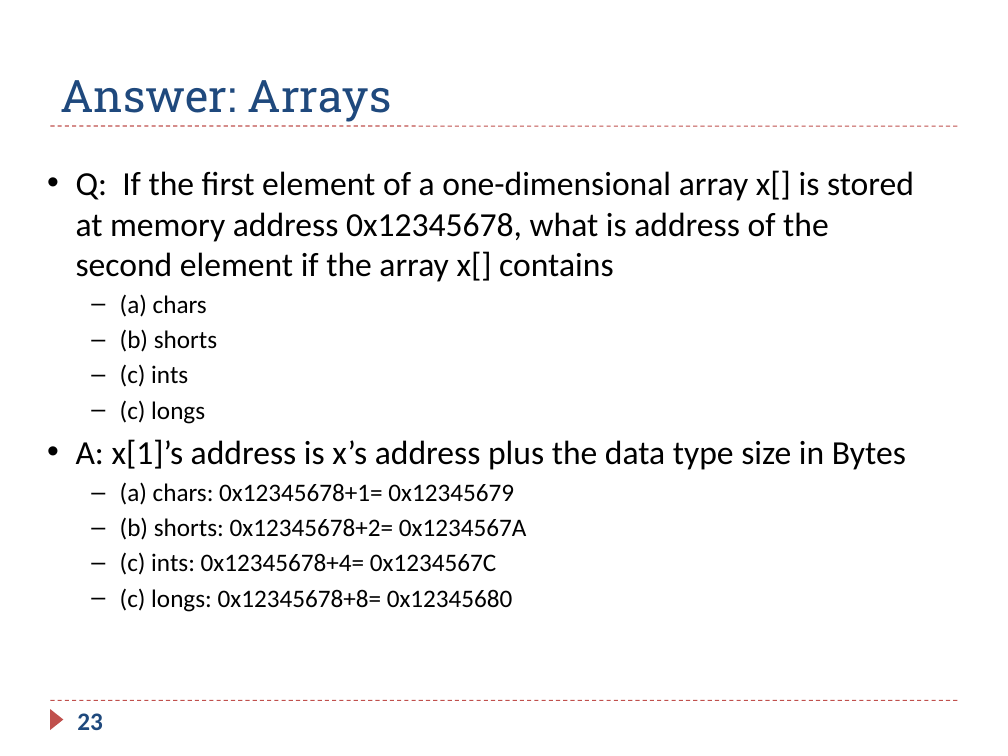
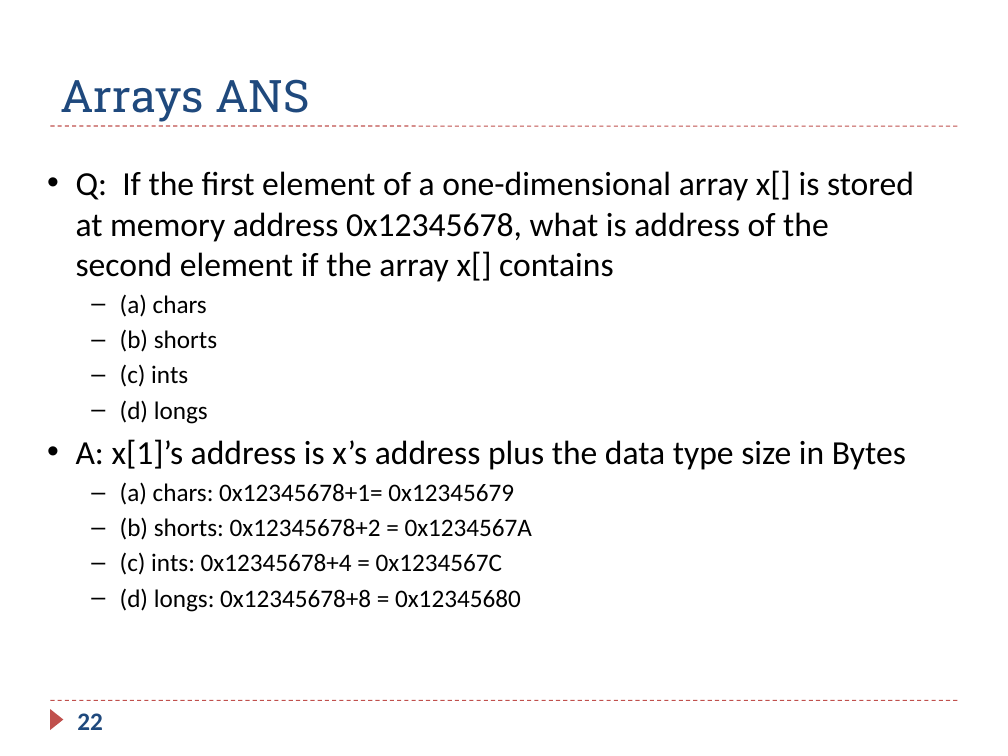
Before and after one commit to guhofstra/CSC111Fa25, a slide deck: slide 22 of PPTs/Ch5_ARM_Load_Store_Exercises_ANS.pptx (slide 23 before the commit). Drawn at 1008x756 pixels with LibreOffice and Linux fonts; fonts in the diff are those of the drawing. Boxes give left, top, right and bottom in pixels: in the first picture for what was removed or moved away, otherwise in the second. Text is boxed around its words. In the diff, an @@ line names an element or a change of style, - is before the commit and + after.

```diff
--- a/PPTs/Ch5_ARM_Load_Store_Exercises_ANS.pptx
+++ b/PPTs/Ch5_ARM_Load_Store_Exercises_ANS.pptx
@@ title at (60,79,310,122): text changed @@
-Answer: Arrays
+Arrays ANS
@@ text at (120,400,208,424): text changed @@
-  – (c) longs
+  – (d) longs
@@ text at (120,517,532,612): text changed @@
-  – (b) shorts: 0x12345678+2= 0x1234567A
-  – (c) ints: 0x12345678+4= 0x1234567C
-  – (c) longs: 0x12345678+8= 0x12345680
+  – (b) shorts: 0x12345678+2 = 0x1234567A
+  – (c) ints: 0x12345678+4 = 0x1234567C
+  – (d) longs: 0x12345678+8 = 0x12345680
@@ page number at (77,713,103,730): text changed @@
-23
+22
```
Also in this commit, not shown: 22 other slides changed, 3 slides added, 1 slide removed, 3 other files.
